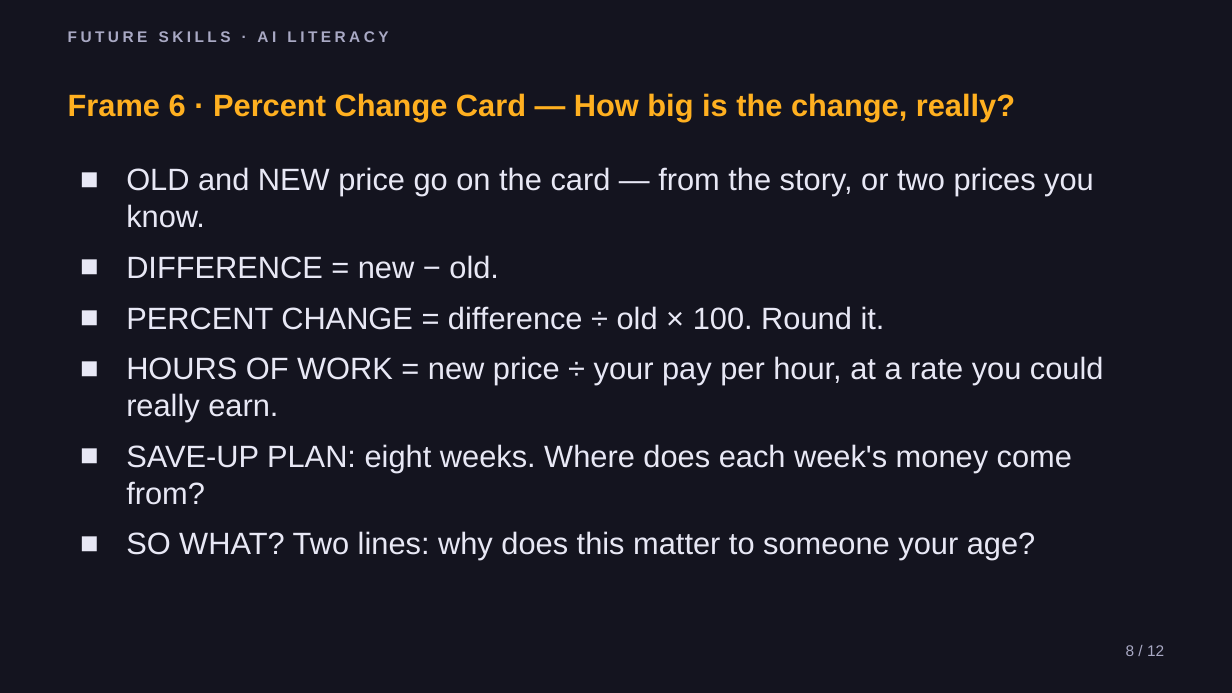
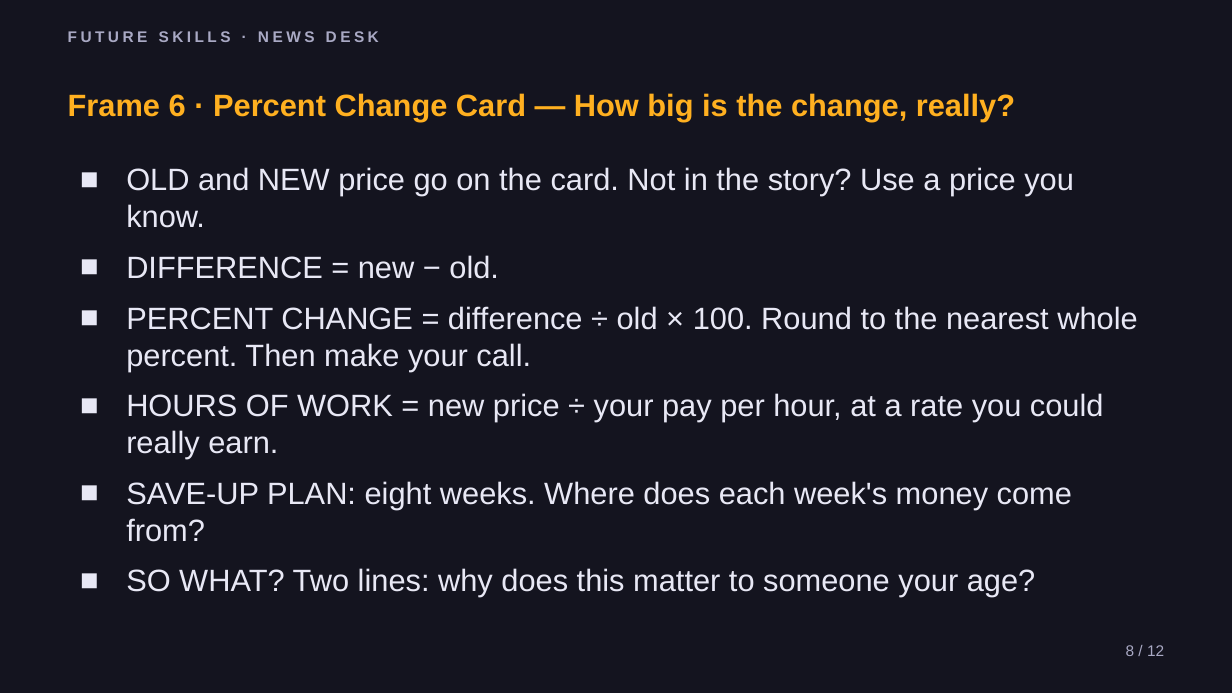
Before and after one commit to phiunit/tptphi, a slide deck: slide 8 of products/news-desk-frames/dist/News Desk - Slides.pptx. Drawn at 1232x693 pixels with LibreOffice and Linux fonts; fonts in the diff are those of the drawing. Boxes give left, top, right and bottom in pixels: in the first picture for what was removed or moved away, otherwise in the second. Text is boxed around its words. In the diff, an @@ line names an element or a change of style, - is before the commit and + after.

```diff
--- a/products/news-desk-frames/dist/News Desk - Slides.pptx
+++ b/products/news-desk-frames/dist/News Desk - Slides.pptx
@@ text at [68, 31, 379, 42]: text changed @@
-FUTURE SKILLS · AI LITERACY
+FUTURE SKILLS · NEWS DESK
@@ text at [126, 167, 1074, 228]: text changed @@
-■ OLD and NEW price go on the card — from the story, or two prices you know.
+■ OLD and NEW price go on the card. Not in the story? Use a price you know.
@@ text at [126, 306, 1137, 371]: text changed @@
-■ PERCENT CHANGE = difference ÷ old × 100. Round it.
+■ PERCENT CHANGE = difference ÷ old × 100. Round to the nearest whole percent. Then make your call.
```
Also in this commit, not shown: 11 other slides changed, 58 other files.
